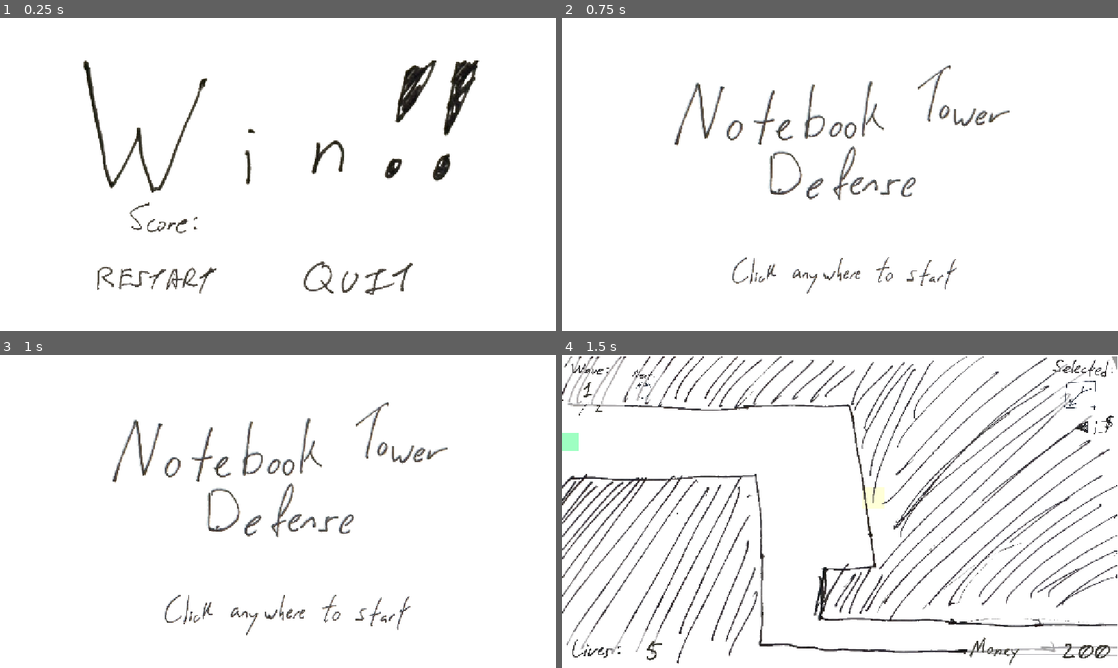
Above: before the commit, frames 1-4 (two rows, left to right).
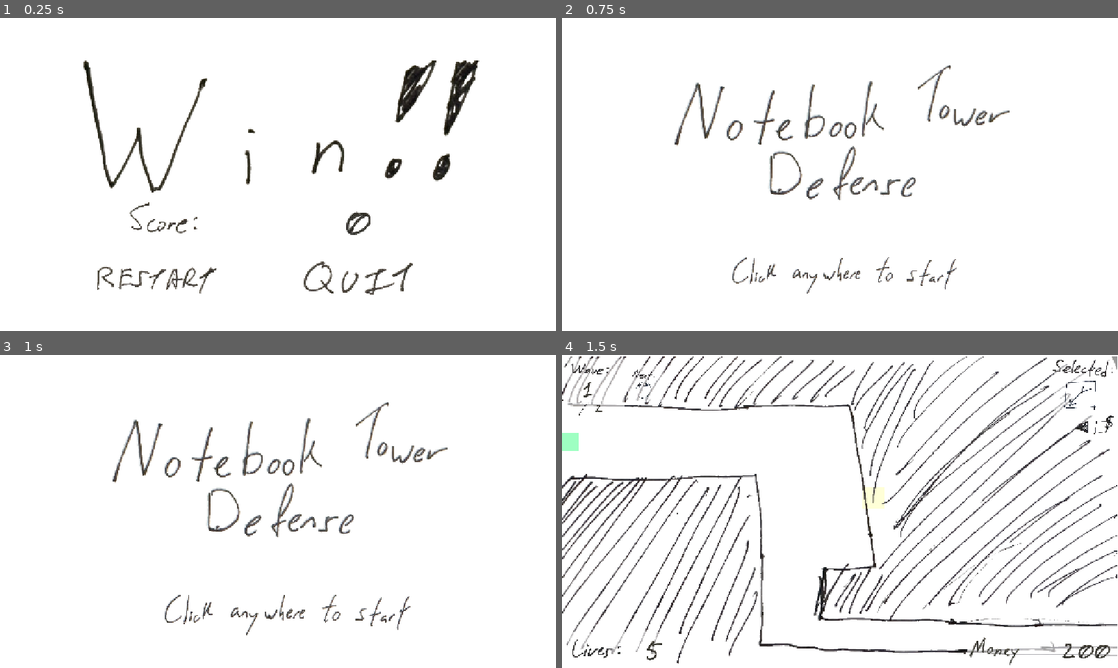
Above: after the commit, the same moments.

Repository: OzuYatamutsu/notebook-tower-defense
Game: Godot game, scene res://levels/Win.tscn
The game is run twice, just before and just after one commit, with the same random seed, the same clock (stepped at 60 frames per second) and the same inputs. This scene is started directly instead of the project's main scene.
Inputs (mouse positions are in pixels of both pictures, inside the frame that each line leads up to):
- Up to frame 1 (0.25 s): no input
- Up to frame 2 (0.75 s): click (717, 277) at 0.5 s
- Up to frame 3 (1 s): no input
- Up to frame 4 (1.5 s): move the mouse to (962, 495) at 1.27 s; click (962, 495) at 1.42 s

The runs differ from the first frame. In frame 1, 0.2% of the frame differs, in the area x 62-67%, y 61-70%; in frame 2, nothing differs; in frame 3, nothing differs; in frame 4, nothing differs.
Error before the commit: Invalid assignment of property or key 'frame' with value of type 'int' on a base object of type 'null instance'. (res://levels/win.gd:23)

Commit message:
Fix missing digits

Diff:
--- a/levels/Win.tscn
+++ b/levels/Win.tscn
@@ -143,12 +143,22 @@
 sprite_frames = SubResource("SpriteFrames_xgm4t")
 
 [node name="digit4" type="AnimatedSprite2D" parent="VBoxContainer/Score"]
-position = Vector2(669, 28)
+position = Vector2(604, 28)
 scale = Vector2(0.5, 0.5)
 sprite_frames = SubResource("SpriteFrames_xgm4t")
 
 [node name="digit5" type="AnimatedSprite2D" parent="VBoxContainer/Score"]
-position = Vector2(597, 28)
+position = Vector2(684, 28)
+scale = Vector2(0.5, 0.5)
+sprite_frames = SubResource("SpriteFrames_xgm4t")
+
+[node name="digit6" type="AnimatedSprite2D" parent="VBoxContainer/Score"]
+position = Vector2(766, 28)
+scale = Vector2(0.5, 0.5)
+sprite_frames = SubResource("SpriteFrames_xgm4t")
+
+[node name="digit7" type="AnimatedSprite2D" parent="VBoxContainer/Score"]
+position = Vector2(843, 28)
 scale = Vector2(0.5, 0.5)
 sprite_frames = SubResource("SpriteFrames_xgm4t")
 
